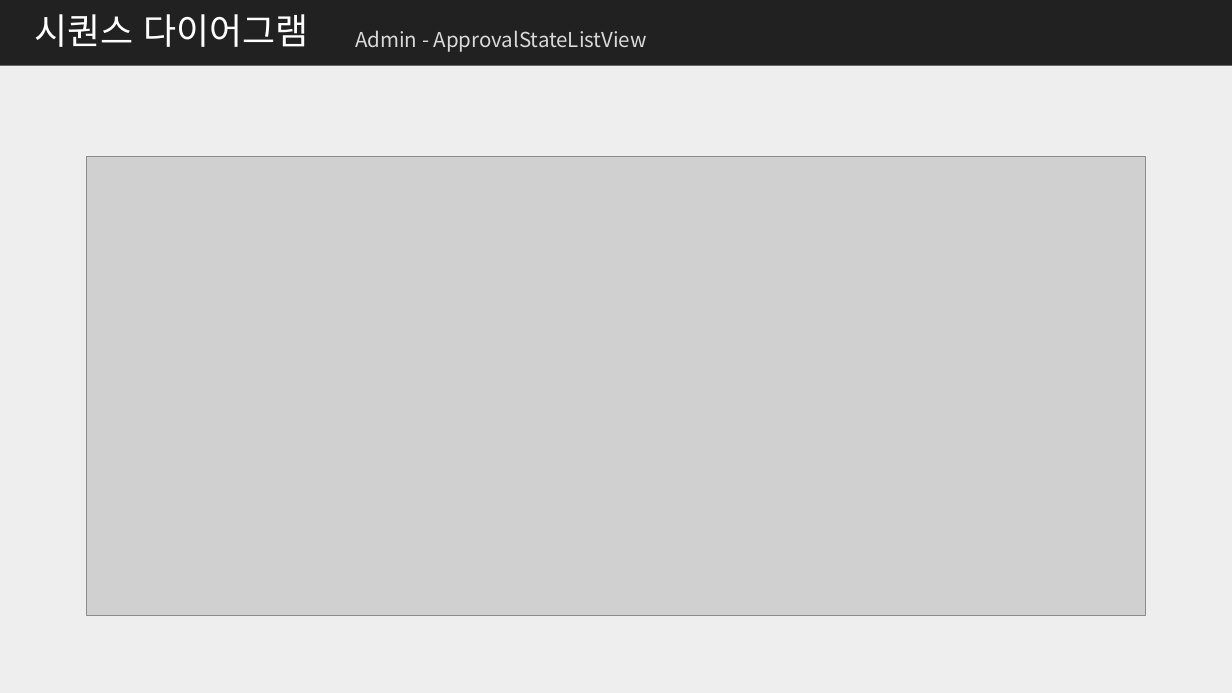
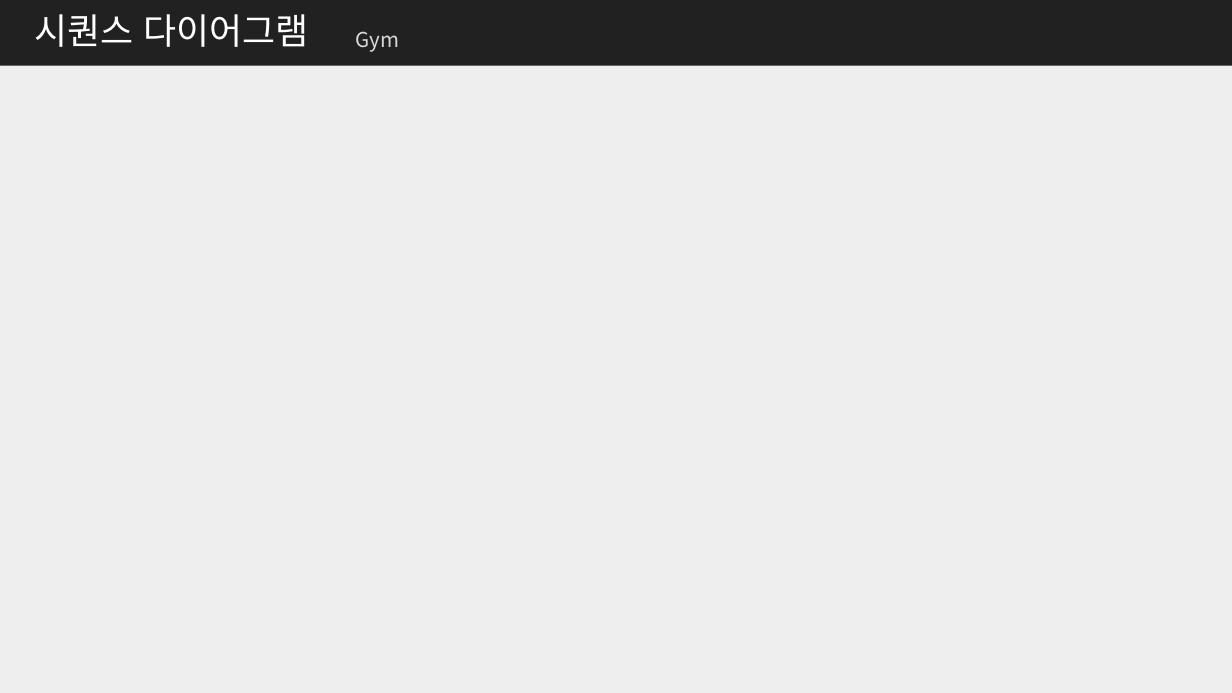
Before and after one commit to me0768/KHFinalProject, a slide deck: slide 32 of 보고서/클래스설계서_Final_Project.pptx (slide 44 before the commit). Drawn at 1232x693 pixels with LibreOffice and Linux fonts; fonts in the diff are those of the drawing; grey boxes stand for pictures. Boxes give left, top, right and bottom in pixels: in the first picture for what was removed or moved away, otherwise in the second. Text is boxed around its words. In the diff, an @@ line names an element or a change of style, - is before the commit and + after.

```diff
--- a/보고서/클래스설계서_Final_Project.pptx
+++ b/보고서/클래스설계서_Final_Project.pptx
@@ text at (355,31,399,52): text changed @@
-Admin - ApprovalStateListView
+Gym
@@ picture removed at (87,157,1146,616) @@
```
Also in this commit, not shown: 14 other slides changed, 6 slides removed, 16 other files.
